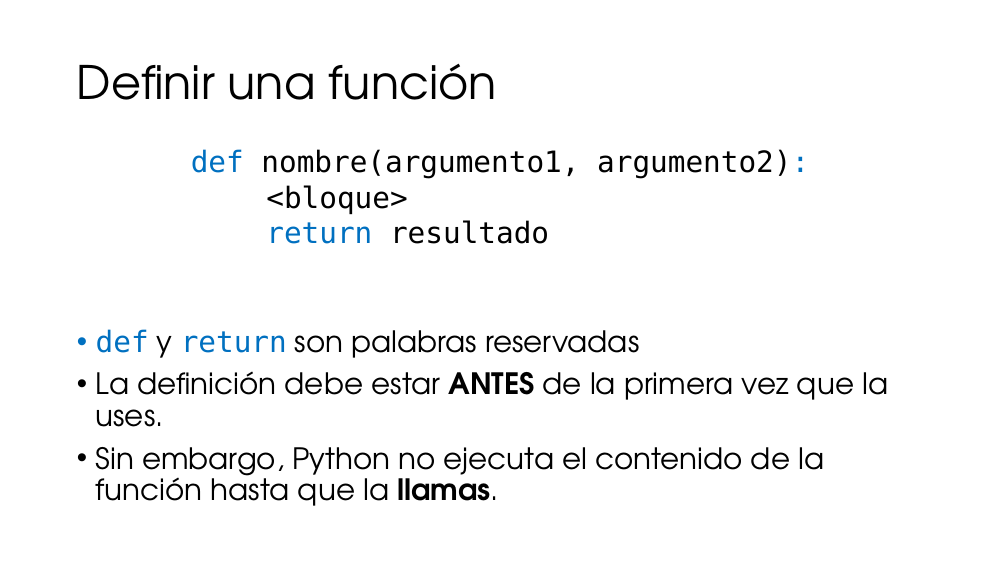
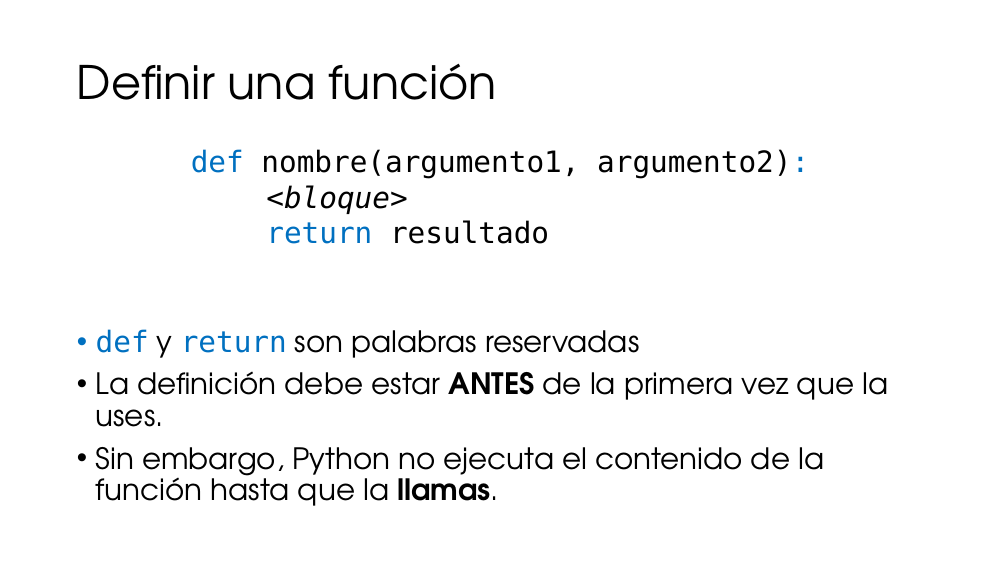
Before and after one commit to ccaballeroh/IntroPython, a slide deck: slide 9 of slides/Programación con Python06.pptx. Drawn at 1008x567 pixels with LibreOffice and Linux fonts; fonts in the diff are those of the drawing. Boxes give left, top, right and bottom in pixels: in the first picture for what was removed or moved away, otherwise in the second. Text is boxed around its words. In the diff, an @@ line names an element or a change of style, - is before the commit and + after.

```diff
--- a/slides/Programación con Python06.pptx
+++ b/slides/Programación con Python06.pptx
@@ text at [266,185,407,214]: italic on in "<bloque>" @@
```
Also in this commit, not shown: 2 other slides changed.
